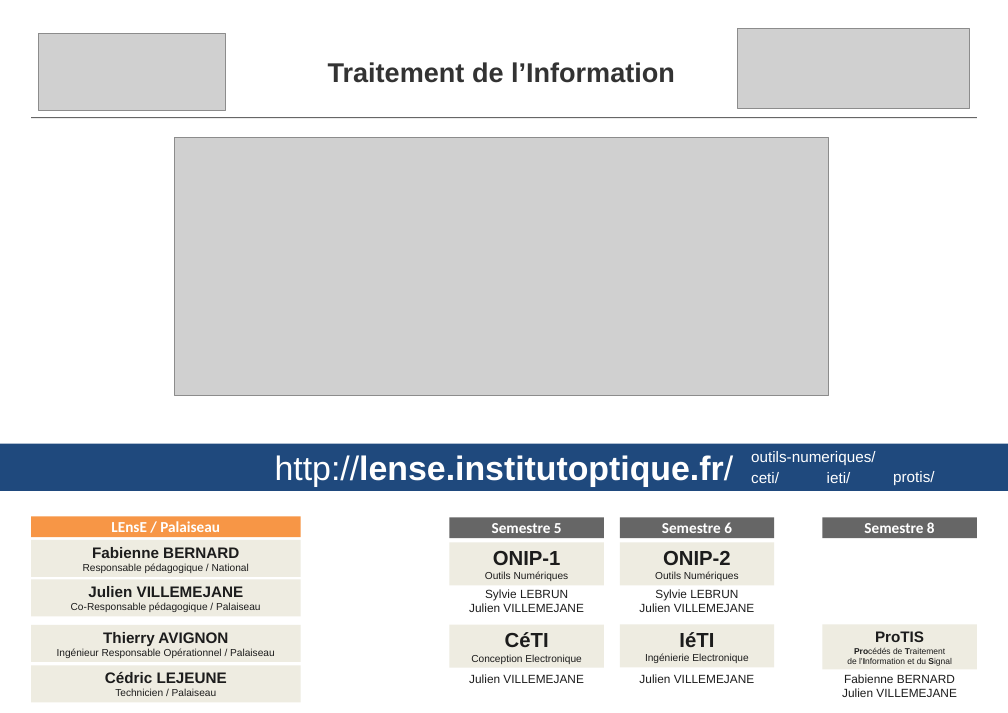
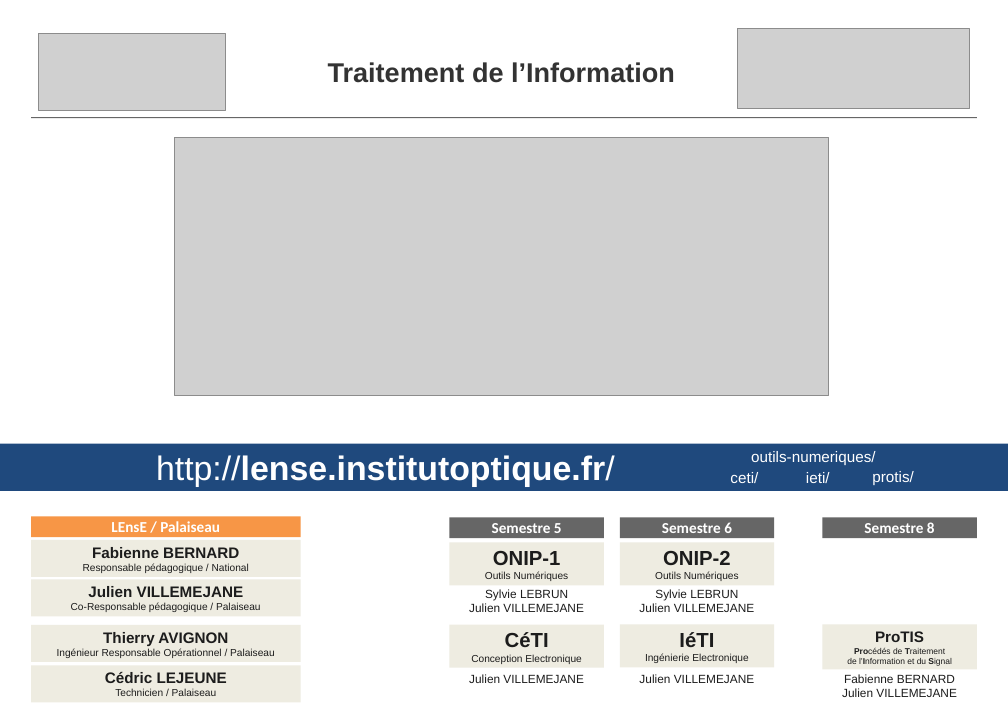
Before and after one commit to IOGS-Digital-Methods/semester-5, a slide deck: slide 1 of CeTI/2023_Fiches_Resume_v3.pptx. Drawn at 1008x713 pixels with LibreOffice and Linux fonts; fonts in the diff are those of the drawing; grey boxes stand for pictures. Boxes give left, top, right and bottom in pixels: in the first picture for what was removed or moved away, otherwise in the second. Text is boxed around its words. In the diff, an @@ line names an element or a change of style, - is before the commit and + after.

```diff
--- a/CeTI/2023_Fiches_Resume_v3.pptx
+++ b/CeTI/2023_Fiches_Resume_v3.pptx
@@ rectangle "http://lense.institutoptique.fr/" at bbox=[0, 444, 1008, 491]: alignment centre to left @@
@@ 3 texts: place and size @@
-3 texts at bbox=[751, 471, 934, 485]
+3 texts at bbox=[730, 471, 913, 485]
```
Also in this commit, not shown: 1 other file.
